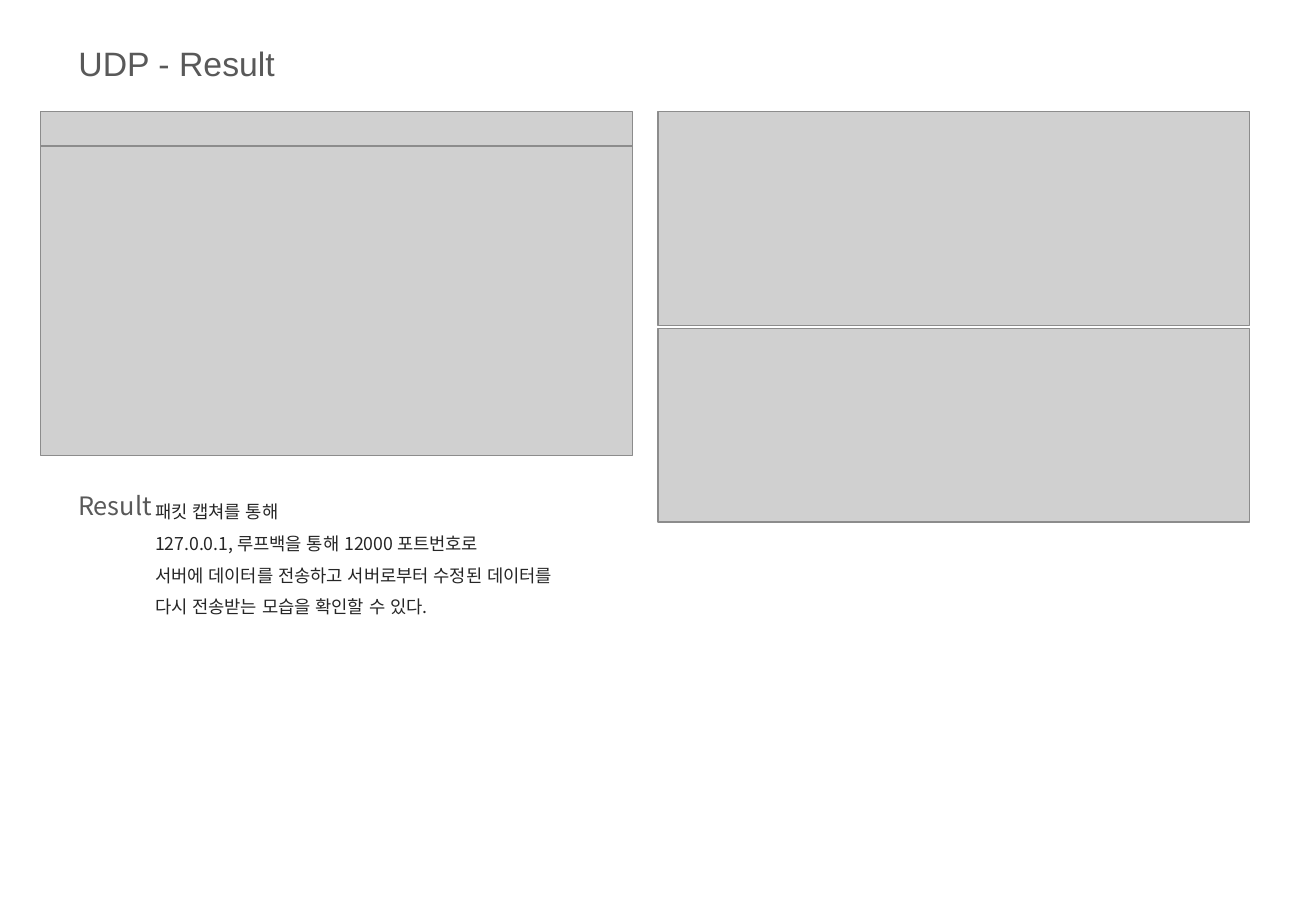
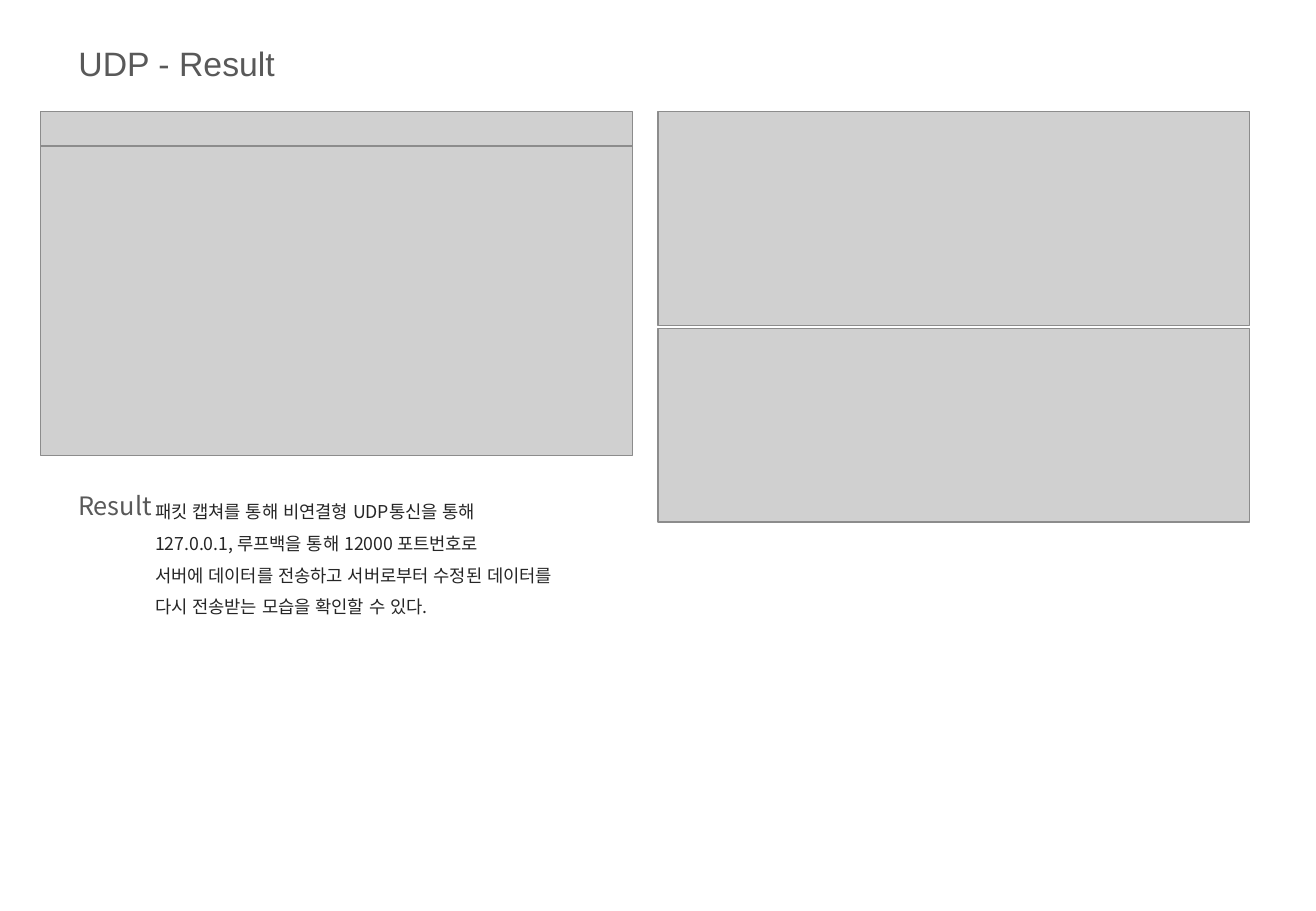
Before and after one commit to ingkoon/2020-s, a slide deck: slide 5 of ComputerNetwork/2-4/20151167 이인재 컴퓨터네트워크 2-4실습 과제(UDP, TCP).pptx. Drawn at 1316x911 pixels with LibreOffice and Linux fonts; fonts in the diff are those of the drawing; grey boxes stand for pictures; background and template pictures are left out. Boxes give left, top, right and bottom in pixels: in the first picture for what was removed or moved away, otherwise in the second. Text is boxed around its words. In the diff, an @@ line names an element or a change of style, - is before the commit and + after.

```diff
--- a/ComputerNetwork/2-4/20151167 이인재 컴퓨터네트워크 2-4실습 과제(UDP, TCP).pptx
+++ b/ComputerNetwork/2-4/20151167 이인재 컴퓨터네트워크 2-4실습 과제(UDP, TCP).pptx
@@ text at (x1=155, y1=503, x2=475, y2=520): text changed @@
-패킷 캡쳐를 통해
+패킷 캡쳐를 통해 비연결형 UDP통신을 통해
```
Also in this commit, not shown: 2 other slides changed, 1 slide added.
